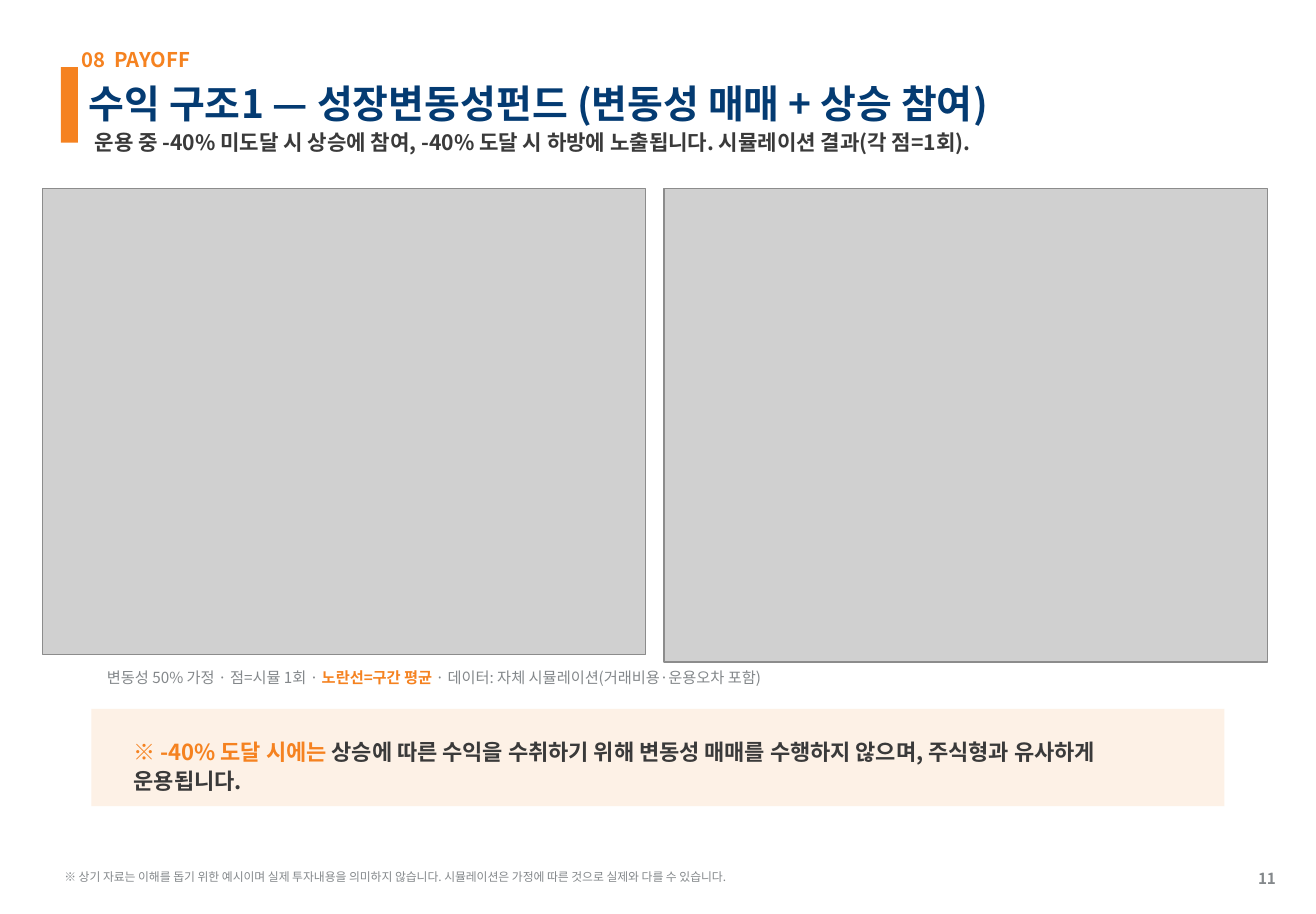
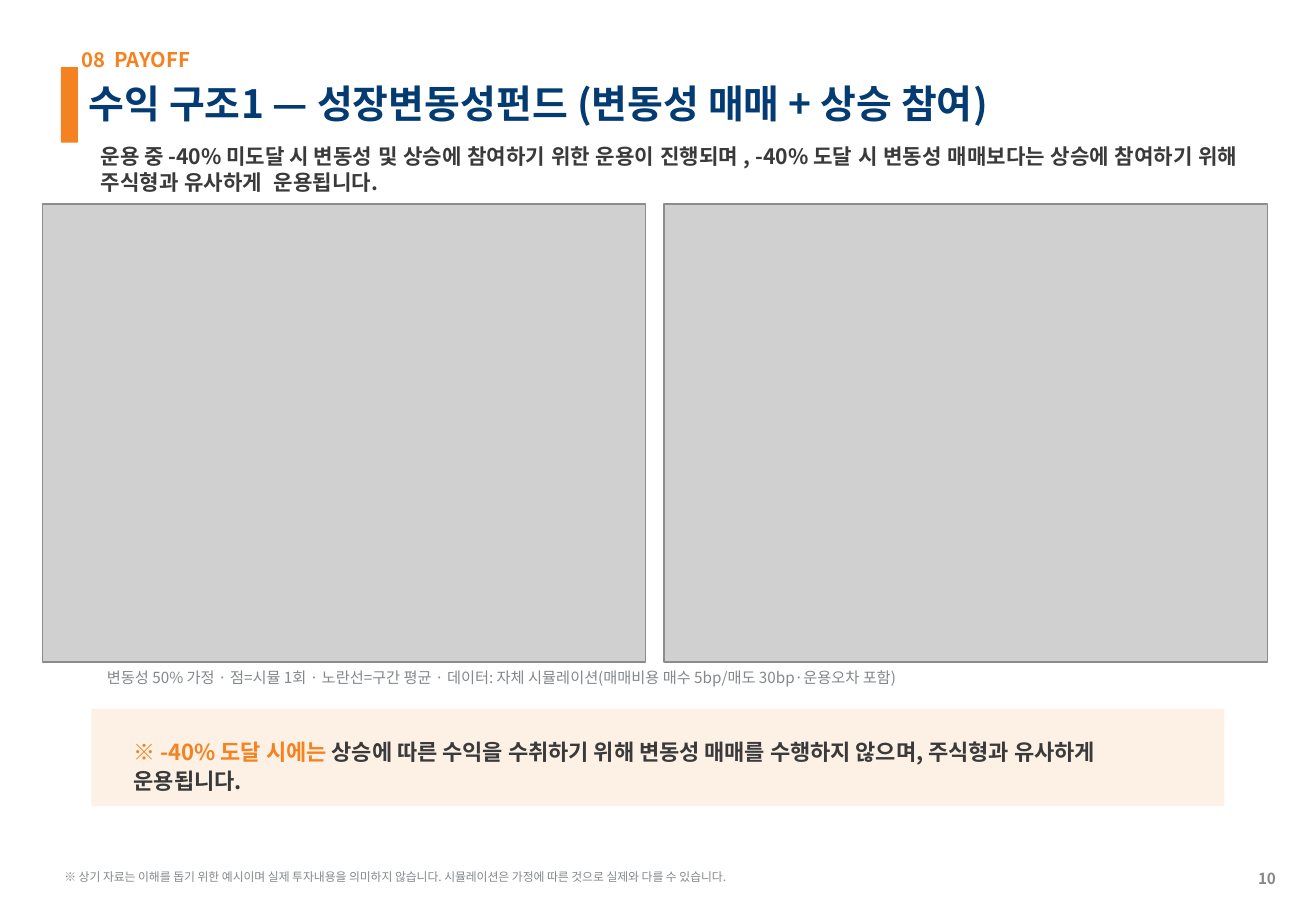
Before and after one commit to gamer383-bit/Volatility-Fund, a slide deck: slide 10 of 제안서/변동성하베스트펀드_KOSPI200_v1_20260715.pptx (slide 11 before the commit). Drawn at 1316x914 pixels with LibreOffice and Linux fonts; fonts in the diff are those of the drawing; grey boxes stand for pictures. Boxes give left, top, right and bottom in pixels: in the first picture for what was removed or moved away, otherwise in the second. Text is boxed around its words. In the diff, an @@ line names an element or a change of style, - is before the commit and + after.

```diff
--- a/제안서/변동성하베스트펀드_KOSPI200_v1_20260715.pptx
+++ b/제안서/변동성하베스트펀드_KOSPI200_v1_20260715.pptx
@@ text at (101, 146, 1238, 192): text changed @@
-운용 중 -40% 미도달 시 상승에 참여, -40% 도달 시 하방에 노출됩니다. 시뮬레이션 결과(각 점=1회).
+운용 중 -40% 미도달 시 변동성 및 상승에 참여하기 위한 운용이 진행되며 , -40% 도달 시 변동성 매매보다는 상승에 참여하기 위해 주식형과 유사하게 운용됩니다.
@@ picture: place and size @@
-picture at (43, 189, 646, 654)
+picture at (43, 203, 646, 662)
@@ picture: place and size @@
-picture at (664, 189, 1267, 662)
+picture at (664, 203, 1267, 662)
@@ text at (107, 670, 896, 687): text changed @@
-변동성 50% 가정 · 점=시뮬 1회 · 노란선=구간 평균 · 데이터: 자체 시뮬레이션(거래비용·운용오차 포함)
+변동성 50% 가정 · 점=시뮬 1회 · 노란선=구간 평균 · 데이터: 자체 시뮬레이션(매매비용 매수 5bp/매도 30bp·운용오차 포함)
@@ text at (1258, 872, 1276, 884): text changed @@
-11
+10
```
Also in this commit, not shown: 9 other slides changed, 2 slides added, 1 slide removed, 5 other files.
